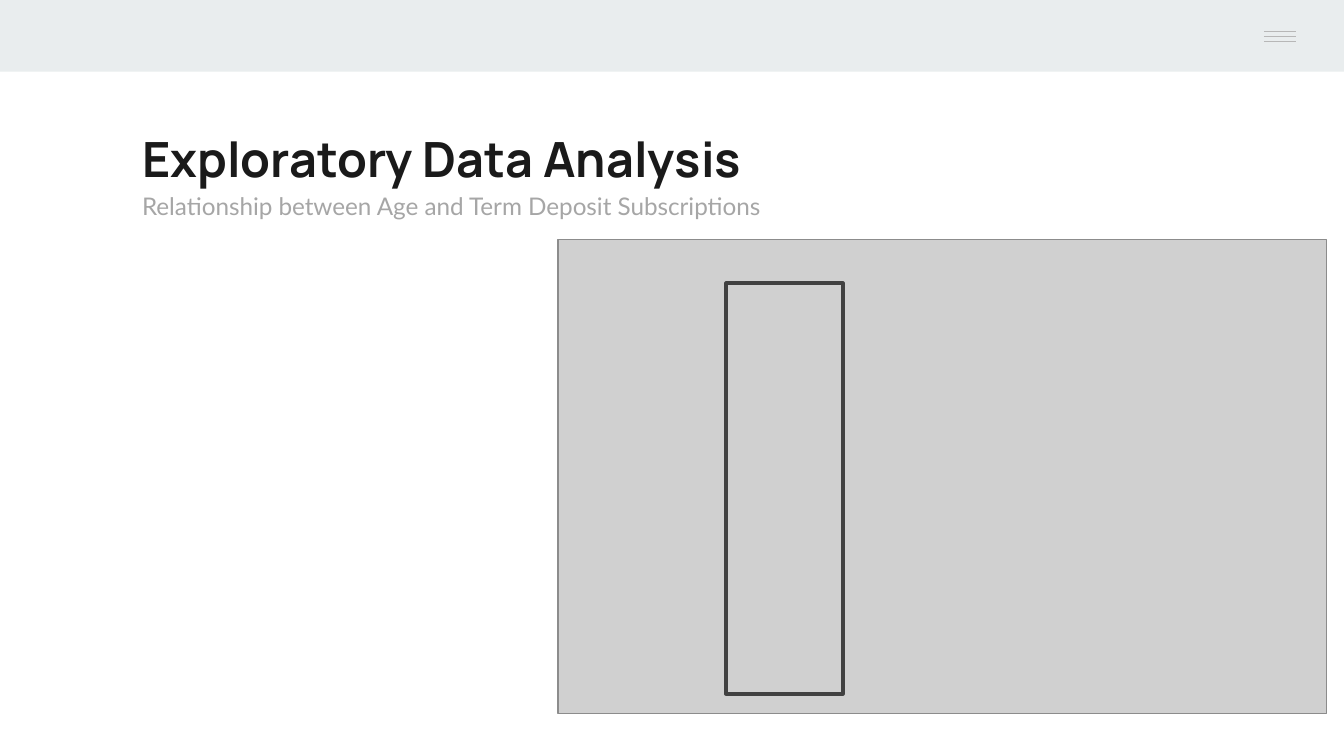
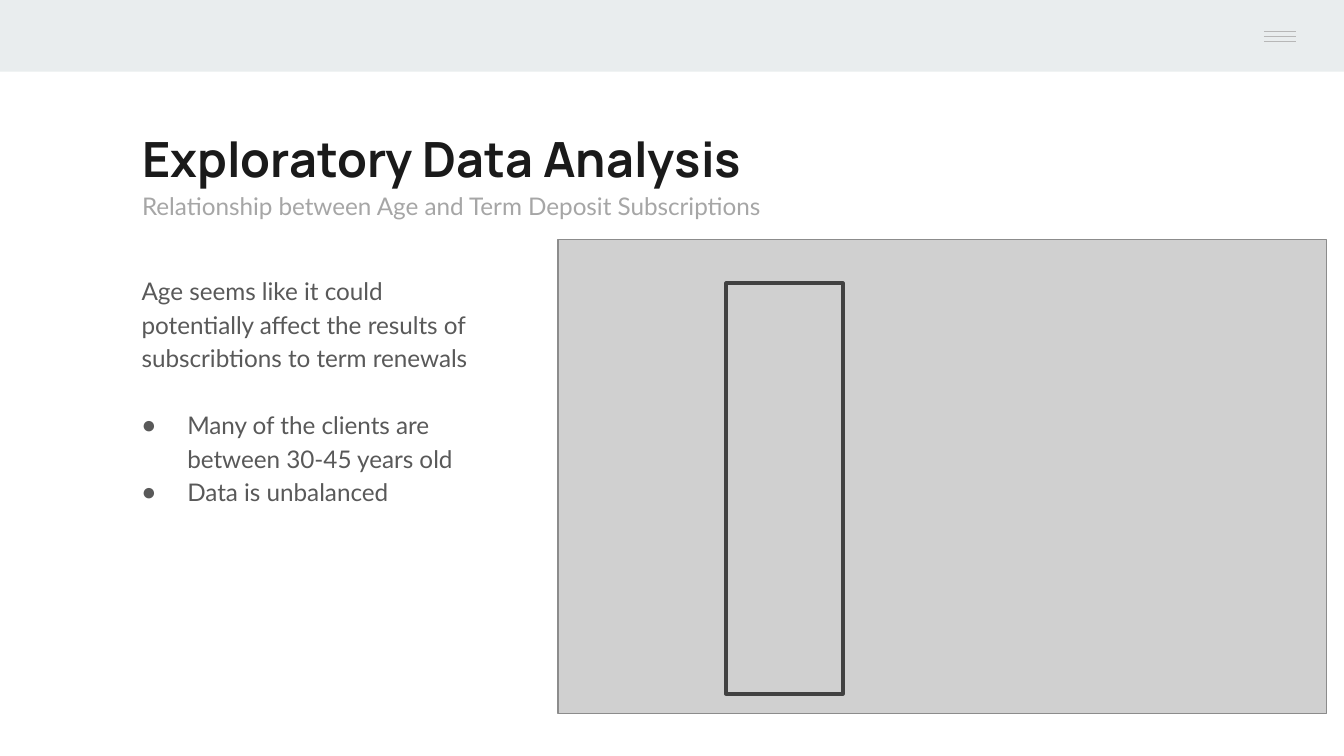
Before and after one commit to Mr-Chang95/Bank-Marketing-Analysis-Logistic-Regression, a slide deck: slide 11 of Project2_Chang_Craus_Yule.pptx. Drawn at 1344x756 pixels with LibreOffice and Linux fonts; fonts in the diff are those of the drawing; grey boxes stand for pictures. Boxes give left, top, right and bottom in pixels: in the first picture for what was removed or moved away, otherwise in the second. Text is boxed around its words. In the diff, an @@ line names an element or a change of style, - is before the commit and + after.

```diff
--- a/Project2_Chang_Craus_Yule.pptx
+++ b/Project2_Chang_Craus_Yule.pptx
@@ text added at [142, 282, 467, 501], 13 pt, text #595959 @@
+Age seems like it could potentially affect the results of subscribtions to term renewals
+● Many of the clients are between 30-45 years old
+● Data is unbalanced
```
Also in this commit, not shown: 9 other slides changed, 2 slides added, 3 slides removed.
